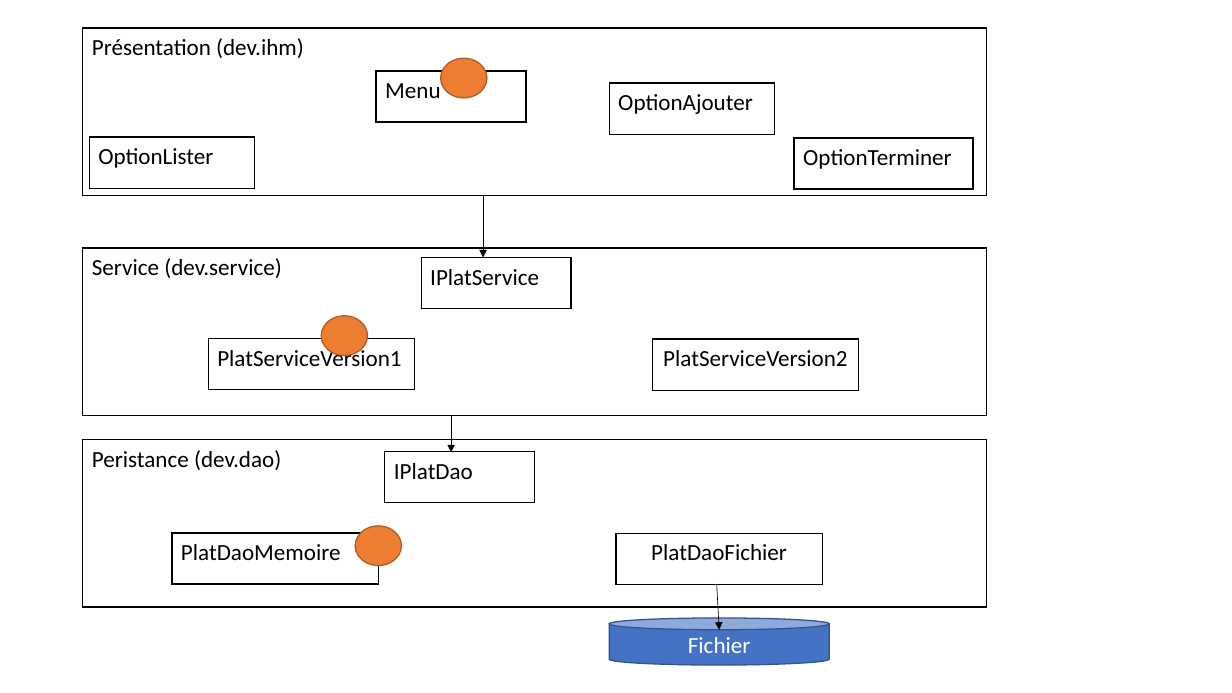
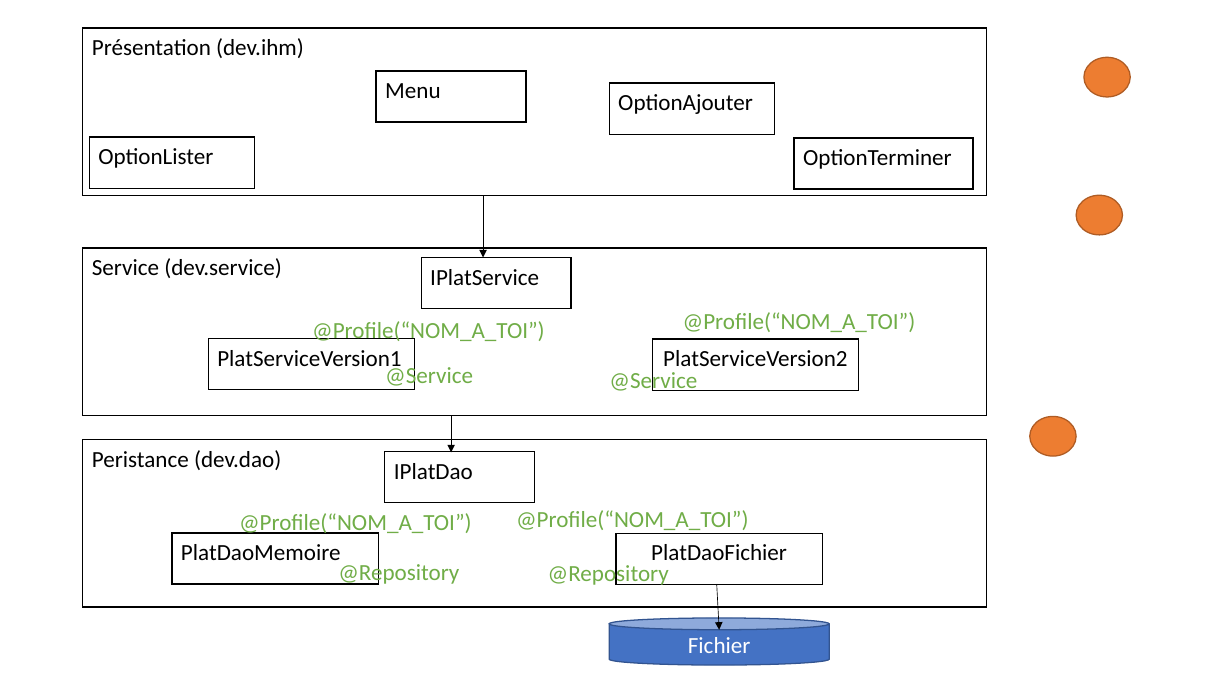
Before and after one commit to mandine44/tpSpringHotel, a slide deck: slide 3 of schemas.pptx. Drawn at 1232x693 pixels with LibreOffice and Linux fonts; fonts in the diff are those of the drawing. Boxes give left, top, right and bottom in pixels: in the first picture for what was removed or moved away, otherwise in the second. Text is boxed around its words. In the diff, an @@ line names an element or a change of style, - is before the commit and + after.

```diff
--- a/schemas.pptx
+++ b/schemas.pptx
@@ ellipse: place and size @@
-ellipse at [441,58,487,98]
+ellipse at [1084,57,1130,97]
@@ ellipse: place and size @@
-ellipse at [322,316,368,356]
+ellipse at [1077,195,1123,235]
@@ text added at [312,321,545,344], 18 pt, text #70AD47 @@
+@Profile(“NOM_A_TOI”)
@@ text added at [683,312,916,332], 18 pt, text #70AD47 @@
+@Profile(“NOM_A_TOI”)
@@ text added at [385,363,473,389], 18 pt, text #70AD47 @@
+@Service
@@ text added at [609,368,697,391], 18 pt, text #70AD47 @@
+@Service
@@ ellipse: place and size @@
-ellipse at [355,526,401,566]
+ellipse at [1031,417,1077,457]
@@ text added at [239,513,472,537], 18 pt, text #70AD47 @@
+@Profile(“NOM_A_TOI”)
@@ text added at [516,510,749,534], 18 pt, text #70AD47 @@
+@Profile(“NOM_A_TOI”)
@@ text added at [338,561,459,585], 18 pt, text #70AD47 @@
+@Repository
@@ text added at [548,562,669,585], 18 pt, text #70AD47 @@
+@Repository
```
Also in this commit, not shown: 3 slides added, 23 other files.
